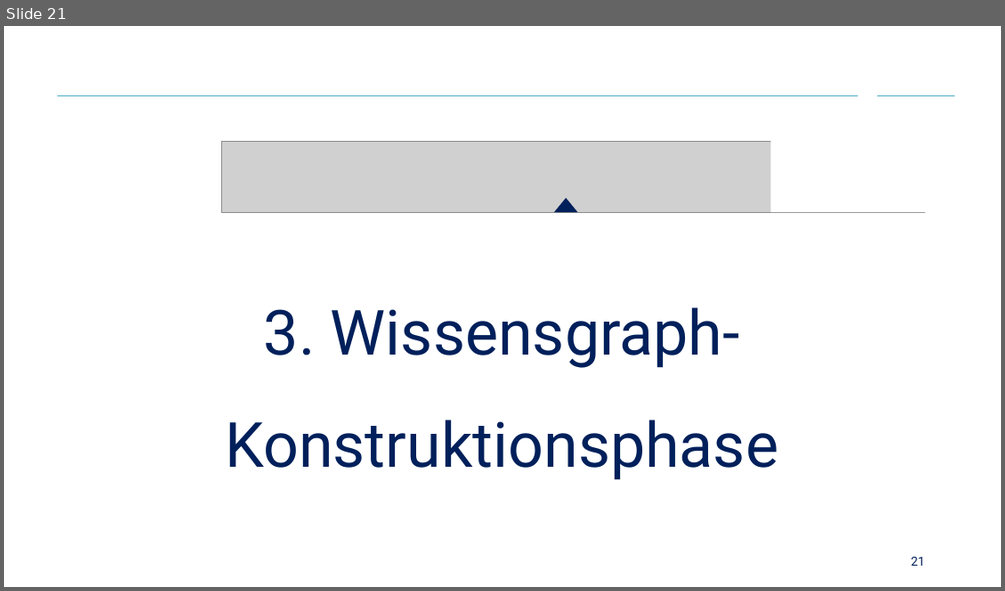
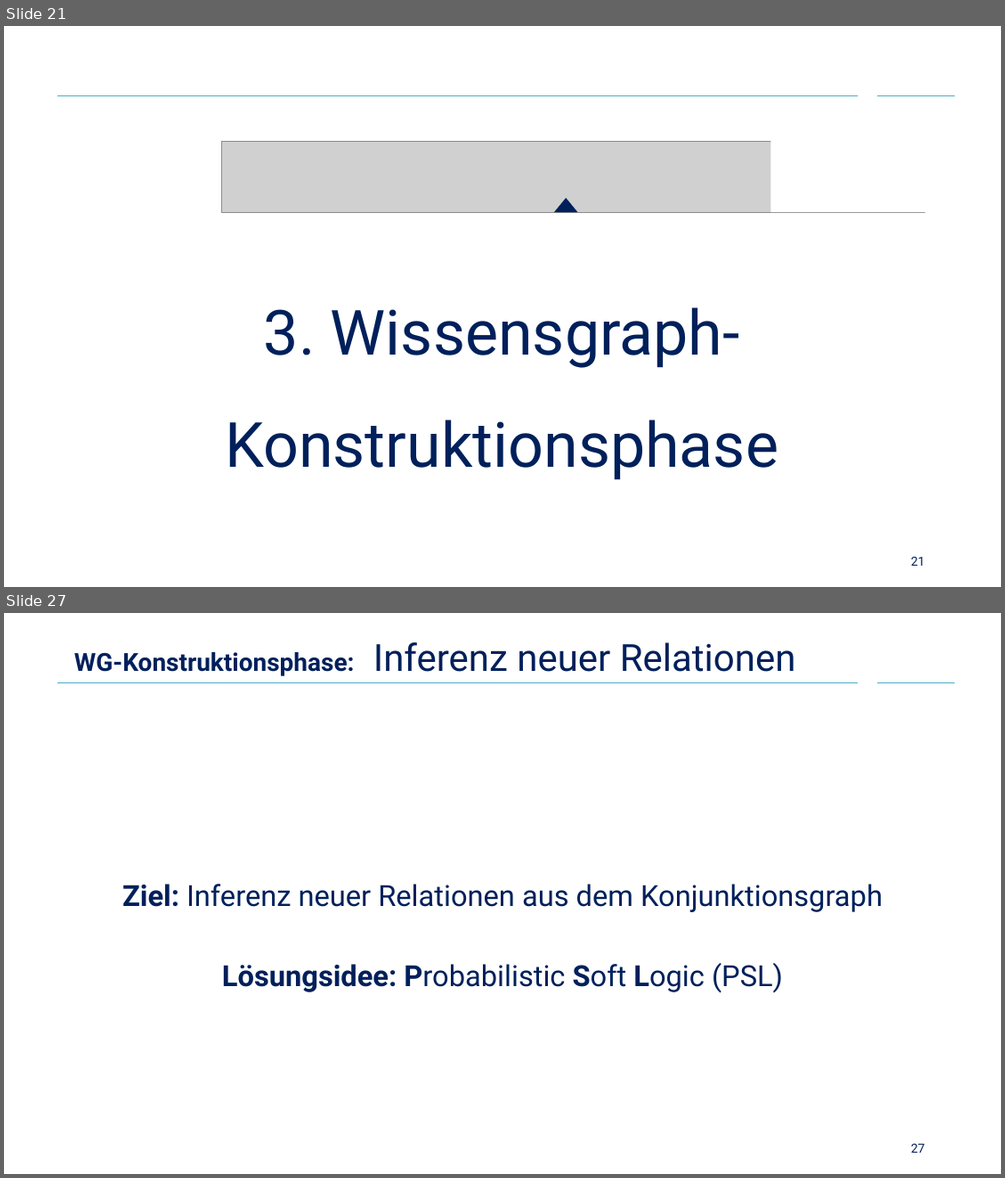
Before and after one commit to Cortys/bachelor-thesis, a slide deck: presentation/presentation.pptx. Shown one above the other, each under a label of ours: slide 21 before the commit, slides 21 and 27 after it; the slides between them are not shown. The pictures are 1005x591 and 1005x1178 pixels, drawn with LibreOffice and Linux fonts; fonts in the diff are those of the drawing; grey boxes stand for pictures; background and template pictures are left out. Boxes give left, top, right and bottom in pixels: in the first picture for what was removed or moved away, otherwise in the second. Text is boxed around its words. In the diff, an @@ line names an element or a change of style, - is before the commit and + after.

```diff
--- a/presentation/presentation.pptx
+++ b/presentation/presentation.pptx
@@ slide 27 added at (x1=4, y1=613, x2=1001, y2=1174), background #FFFFFF; not listed: 2 template elements that a slide beside it also shows @@
@@ title added at (x1=74, y1=642, x2=796, y2=676), 36 pt, text #00205B @@
+WG-Konstruktionsphase: Inferenz neuer Relationen
@@ text added at (x1=122, y1=884, x2=882, y2=993), 28 pt, text #00205B @@
+Ziel: Inferenz neuer Relationen aus dem Konjunktionsgraph
+Lösungsidee: Probabilistic Soft Logic (PSL)
@@ page number added at (x1=911, y1=1143, x2=925, y2=1152), 12 pt, text #00205B @@
+27
```
Also in this commit, not shown: 2 slides changed, 15 other slides added, 13 other files.
